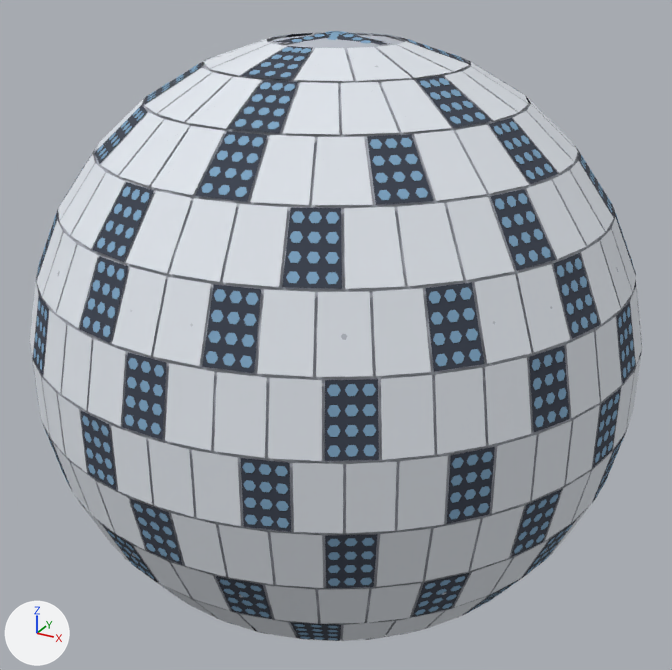
Two versions of the glTF model site/models/ajisai.glb, one commit apart.
The view is the same before and after, from a camera (50 mm lens) standing at (1.53, -2.78, 1.4) and looking at (0.0, 0.0, 0.0). Lighting does not change. The marker at lower left points along +X, +Y and +Z. The picture after the commit comes second. Where no turn or scale is listed for an object, it has been applied to the vertices.

The first picture shows 'body', 'solar-panel'.
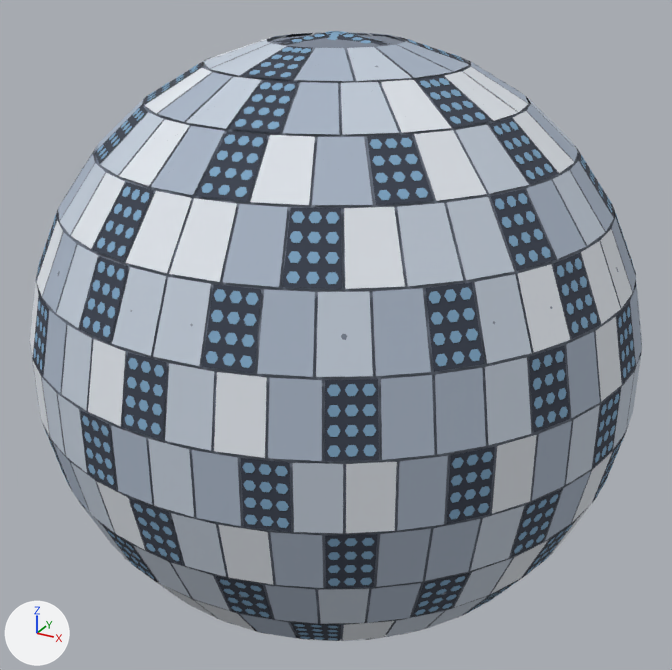
Pixel boxes [x1, y1, x2, y2] of what changed, in the pictures (672 x 670 px; the box of a moved part takes in the faces that stretch with it):
part 1 of me_body, recoloured
    both: [37, 35, 639, 639]
part 2 of me_solar_panel, moved or reshaped
    both: [148, 33, 632, 641]
part 3 of me_solar_panel, moved or reshaped
    both: [37, 233, 76, 313]
part 4 of me_solar_panel, recoloured (white to pale blue)
    both: [42, 35, 642, 640]
part 5 of me_solar_panel, recoloured (white to light grey)
    both: [43, 34, 642, 641]

The change, as a diff of the scene's bpy script:
```diff
--- a/site/models/ajisai.glb.py
+++ b/site/models/ajisai.glb.py
@@ mat_own__c3cdda @@
+mat_own__c3cdda = principled_material('own #c3cdda')
+mat_own__c3cdda.base_color = (0.546, 0.61, 0.701)  # pale blue #c3cdda
+mat_own__c3cdda.roughness = 1.0
@@ mat_own__a9b5c6 @@
+mat_own__a9b5c6 = principled_material('own #a9b5c6')
+mat_own__a9b5c6.base_color = (0.397, 0.462, 0.565)  # light grey #a9b5c6
+mat_own__a9b5c6.roughness = 1.0
@@ mat_own__7c8594 @@
+mat_own__7c8594 = principled_material('own #7c8594')
+mat_own__7c8594.base_color = (0.202, 0.235, 0.296)  # greyish blue #7c8594
+mat_own__7c8594.roughness = 1.0
@@ me_body @@
 me_body.from_pydata(...)  # 1348 vertices, 1576 faces; spans x -1.07..1.07, y -1.07..1.07, z -1.08..1.08
 # used by ob_body; location = (0.001, 0.001, 0.0)
+# me_body part 1: all 796 faces that had it switch from mat_own__b9bec8 (light grey #b9bec8) to mat_own__7c8594 (greyish blue #7c8594)
 me_body.materials.append(mat_own__3b4250)
@@ me_solar_panel @@
 me_solar_panel.from_pydata(...)  # 12650 vertices, 10782 faces; spans x -1.08..1.08, y -1.08..1.08, z -1.08..1.08
 # used by ob_solar_panel; location = (0.0, 0.0, 0.0)
 # verts and faces of me_solar_panel; kept vertices keep their numbers, new ones are numbered from 12650
 # before: 2138 (-0.58, -0.85, 0.34) at pixel (42, 297), 2139 (-0.41, -0.84, 0.54) at pixel (76, 243), 2140 (-0.53, -0.78, 0.54) at pixel (63, 232), 2141 (-0.45, -0.92, 0.34) at pixel (55, 312), 2142 (-0.7, -0.76, 0.34) at pixel (36, 281)
 # before: 2143 (-0.53, -0.77, 0.54) at pixel (63, 231), 2145 (-0.58, -0.85, 0.34) at pixel (41, 296)
+# me_solar_panel part 2
+# 120 faces are deleted
+# 84 vertices move within x -0.94..0.94, y -1.07..1.08, z -1.06..1.06
+# 44 new faces join them, mat_own__e1e6ed (white #e1e6ed)
+# 29 new faces join them, mat_own__c3cdda (pale blue #c3cdda)
+# 47 new faces join them, mat_own__a9b5c6 (light grey #a9b5c6)
+# me_solar_panel part 3
+delete_faces([(2138, 2139, 2140), (2138, 2141, 2139), (2142, 2145, 2143)])
+verts[2138] = (-0.58, -0.85, 0.34)  # moved, pixel (41, 296)
+verts[2145] = (-0.58, -0.85, 0.34)  # moved, pixel (42, 297)
+faces += [(2138, 2143, 2142)]  # mat_own__e1e6ed (white #e1e6ed)
+faces += [(2139, 2140, 2145), (2139, 2145, 2141)]  # mat_own__a9b5c6 (light grey #a9b5c6)
+# me_solar_panel part 4: 689 faces spanning x -1.08..1.08, y -1.07..1.08, z -1.06..1.06 switch from mat_own__e1e6ed (white #e1e6ed) to mat_own__c3cdda (pale blue #c3cdda)
+# me_solar_panel part 5: 610 faces spanning x -1.08..1.08, y -1.08..1.07, z -1.06..1.06 switch from mat_own__e1e6ed (white #e1e6ed) to mat_own__a9b5c6 (light grey #a9b5c6)
 me_solar_panel.materials.append(mat_own__7fa6c4)
```
